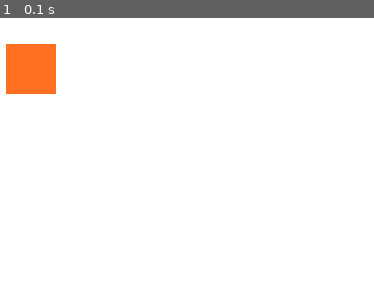
Above: before the commit, frame 1.
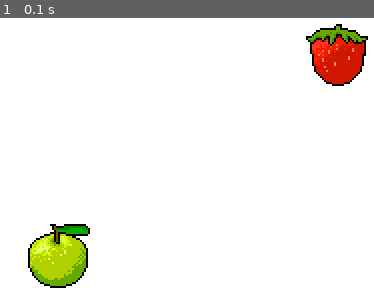
Above: after the commit, the same moment.

Repository: laurelmclean/ACS-1111-Pygame-Tutorial
Game: pygame game, started from example2.py
Same seed, same stepped clock (60 frames per second), same inputs: the game is played once before the commit and once after it.
Inputs:
- Up to frame 1 (0.1 s): no input

The runs differ from the first frame. In frame 1, 8.1% of the frame differs, in the area x 1-99%, y 2-98%.

Commit message:
Drawing objects

Diff:
--- a/example2.py
+++ b/example2.py
@@ -6,10 +6,28 @@
 # Configure the screen
 screen = pygame.display.set_mode([500, 500])
 
+# Make a Game Object class that draws a rectangle.
+class GameObject(pygame.sprite.Sprite):
+  def __init__(self, x, y, image):
+    super(GameObject, self).__init__()
+    self.surf = pygame.image.load(image)
+    self.x = x
+    self.y = y
+
+  def render(self, screen):
+    screen.blit(self.surf, (self.x, self.y))
+
+
+# Make an instance of image
+apple = GameObject(120, 300, 'apple.png')
+
+# strawberry
+strawberry = GameObject(400, 100, 'strawberry.png')
+
 # Create a new instance of Surface
 # Using a surface we display more than just rectangles and circles. A surface can also display image files.
-surf = pygame.Surface((50, 50))
-surf.fill((255, 111, 33))
+# surf = pygame.Surface((50, 50))
+# surf.fill((255, 111, 33))
 
 # Creat the game loop
 running = True
@@ -23,6 +41,11 @@
   screen.fill((255, 255, 255))
   # Draw the surface
 #   Blitting is the process of copying a block of pixels onto another block of pixels. In this case, you're copying the pixels in the surface onto the pixels of the pygame window.
-  screen.blit(surf, (100, 120))
+  # screen.blit(surf, (100, 120))
+  # Clear screen
+  screen.fill((255, 255, 255))
+  # add image
+  apple.render(screen)
+  strawberry.render(screen)
   # Update the window
   pygame.display.flip()
Binary file added: apple.png
Binary file added: strawberry.png
